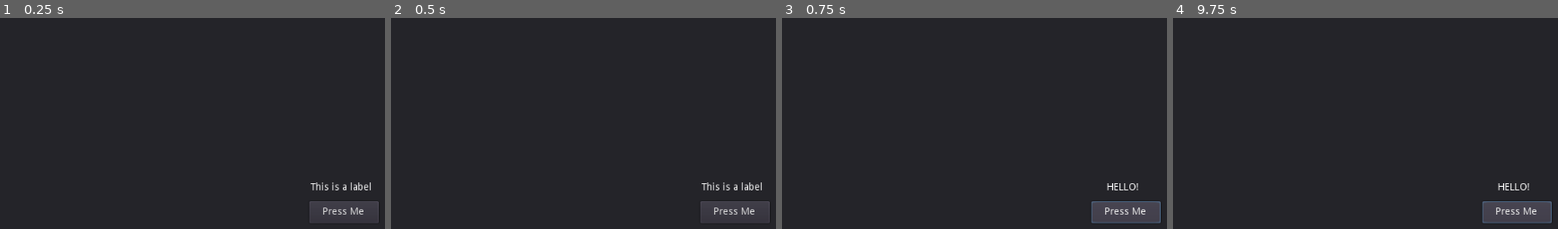
Above: before the commit, frames 1-4 (left to right).
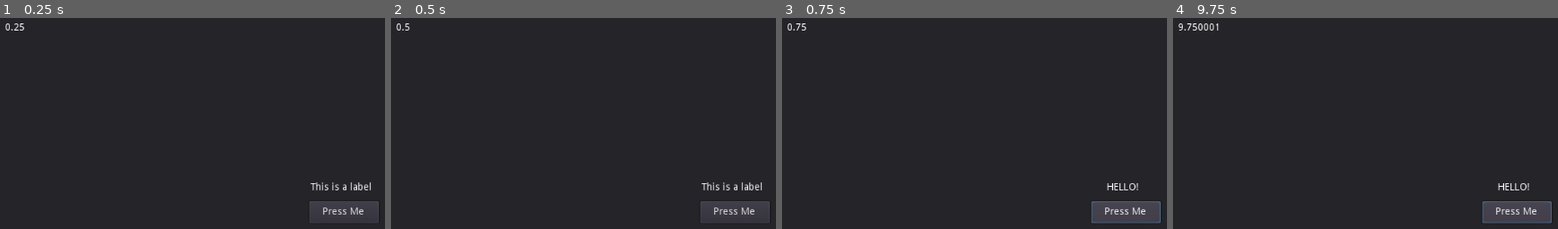
Above: after the commit, the same moments.

Repository: daverencordero/30-Days-of-Godot
Game: Godot game, scene res://Scripting.tscn
The game is run twice, just before and just after one commit, with the same random seed, the same clock (stepped at 60 frames per second) and the same inputs.
Inputs:
- Up to frame 1 (0.25 s): no input
- Up to frame 2 (0.5 s): no input
- Up to frame 3 (0.75 s): click "Press Me" at 0.5 s
- Up to frame 4 (9.75 s): click "Press Me" at 1.25 s; click "Press Me" at 2 s; tap Enter at 2.75, 4.25, 5.75 s; tap Space at 3.5, 5, 6.5 s

The runs differ from the first frame. In frame 1, less than 0.1% of the frame differs, in the area x 1-7%, y 2-6%; in frame 2, less than 0.1%; in frame 3, less than 0.1%; in frame 4, 0.2%, in the area x 1-12%, y 2-6%.

Commit message:
Process Function

Diff:
--- /dev/null
+++ b/Day 1/Scripting/Label.gd
@@ -0,0 +1,10 @@
+extends Label
+
+var accum = 0
+
+func _ready():
+	pass
+
+func _process(delta):
+	accum += delta
+	text = str(accum)
--- /dev/null
+++ b/Day 1/Scripting/Process.gd
@@ -0,0 +1,5 @@
+extends Node2D
+
+
+func _ready():
+	pass
--- /dev/null
+++ b/Day 1/Scripting/Process.tscn
@@ -0,0 +1,20 @@
+[gd_scene load_steps=3 format=2]
+
+[ext_resource path="res://Process.gd" type="Script" id=1]
+[ext_resource path="res://Label.gd" type="Script" id=2]
+
+[node name="Process" type="Node2D"]
+script = ExtResource( 1 )
+
+[node name="Label" type="Label" parent="."]
+margin_left = 30.9543
+margin_top = 24.6047
+margin_right = 146.954
+margin_bottom = 38.6047
+text = "Testing Delta Tme"
+align = 1
+valign = 1
+script = ExtResource( 2 )
+__meta__ = {
+"_edit_use_anchors_": false
+}
--- a/Day 1/Scripting/Scripting.tscn
+++ b/Day 1/Scripting/Scripting.tscn
@@ -1,6 +1,7 @@
-[gd_scene load_steps=2 format=2]
+[gd_scene load_steps=3 format=2]
 
 [ext_resource path="res://sayhello.gd" type="Script" id=1]
+[ext_resource path="res://TestingDelta.gd" type="Script" id=2]
 
 [node name="Scripting" type="Node2D"]
 
@@ -24,6 +25,17 @@
 "_edit_use_anchors_": false
 }
 
+[node name="TestingDelta" type="Label" parent="Panel"]
+margin_left = 19.5998
+margin_top = 11.5817
+margin_right = 59.5998
+margin_bottom = 25.5817
+text = "Testing Delta"
+script = ExtResource( 2 )
+__meta__ = {
+"_edit_use_anchors_": false
+}
+
 [node name="Button" type="Button" parent="Panel"]
 margin_left = 454.134
 margin_top = 267.355
--- /dev/null
+++ b/Day 1/Scripting/TestingDelta.gd
@@ -0,0 +1,10 @@
+extends Label
+
+var accum = 0
+
+func _ready():
+	pass
+
+func _process(delta):
+	accum += delta
+	text = str(accum)
